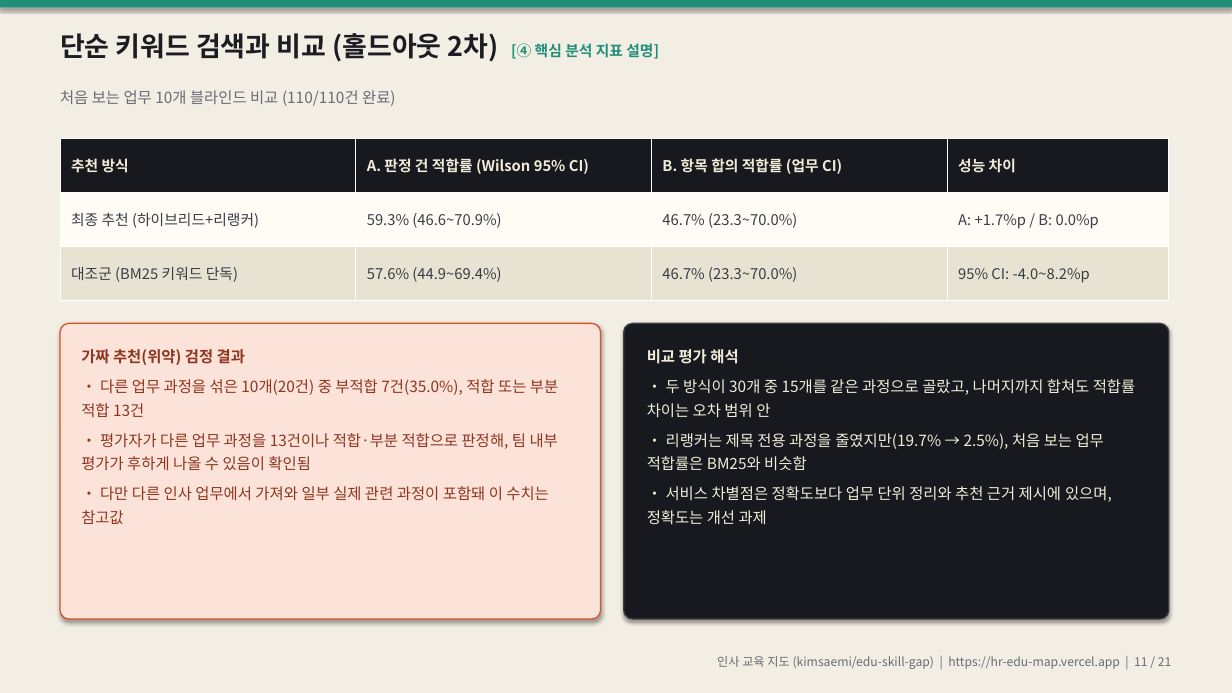
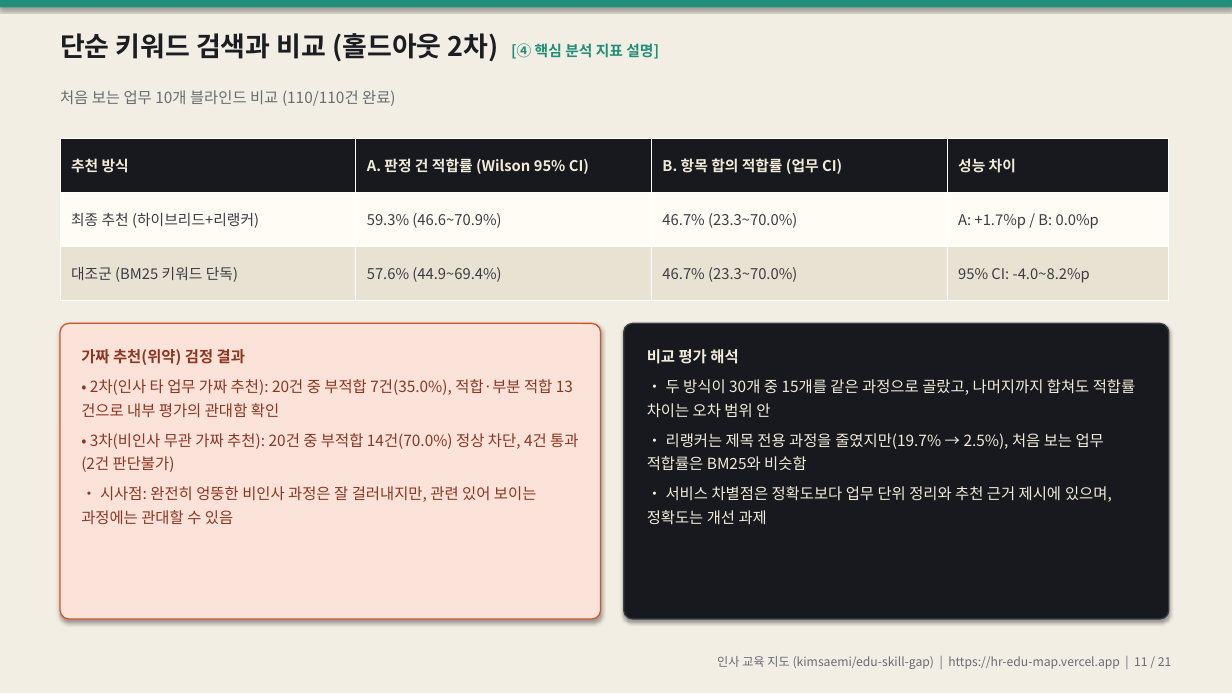
Before and after one commit to kimsaemi/edu-skill-gap, a slide deck: slide 11 of presentation/HR_교육지도_발표.pptx. Drawn at 1232x693 pixels with LibreOffice and Linux fonts; fonts in the diff are those of the drawing. Boxes give left, top, right and bottom in pixels: in the first picture for what was removed or moved away, otherwise in the second. Text is boxed around its words. In the diff, an @@ line names an element or a change of style, - is before the commit and + after.

Commit message:
feat: 홀드아웃 3차 결과 발표 자료 반영 — 30개 업무 합산 66.1% 및 가짜 추천 차단 검정

```diff
--- a/presentation/HR_교육지도_발표.pptx
+++ b/presentation/HR_교육지도_발표.pptx
@@ text at [81, 379, 578, 524]: text changed @@
-• 다른 업무 과정을 섞은 10개(20건) 중 부적합 7건(35.0%), 적합 또는 부분 적합 13건
-• 평가자가 다른 업무 과정을 13건이나 적합·부분 적합으로 판정해, 팀 내부 평가가 후하게 나올 수 있음이 확인됨
-• 다만 다른 인사 업무에서 가져와 일부 실제 관련 과정이 포함돼 이 수치는 참고값
+• 2차(인사 타 업무 가짜 추천): 20건 중 부적합 7건(35.0%), 적합·부분 적합 13건으로 내부 평가의 관대함 확인
+• 3차(비인사 무관 가짜 추천): 20건 중 부적합 14건(70.0%) 정상 차단, 4건 통과(2건 판단불가)
+• 시사점: 완전히 엉뚱한 비인사 과정은 잘 걸러내지만, 관련 있어 보이는 과정에는 관대할 수 있음
```
Also in this commit, not shown: 5 other slides changed, 13 other files.
